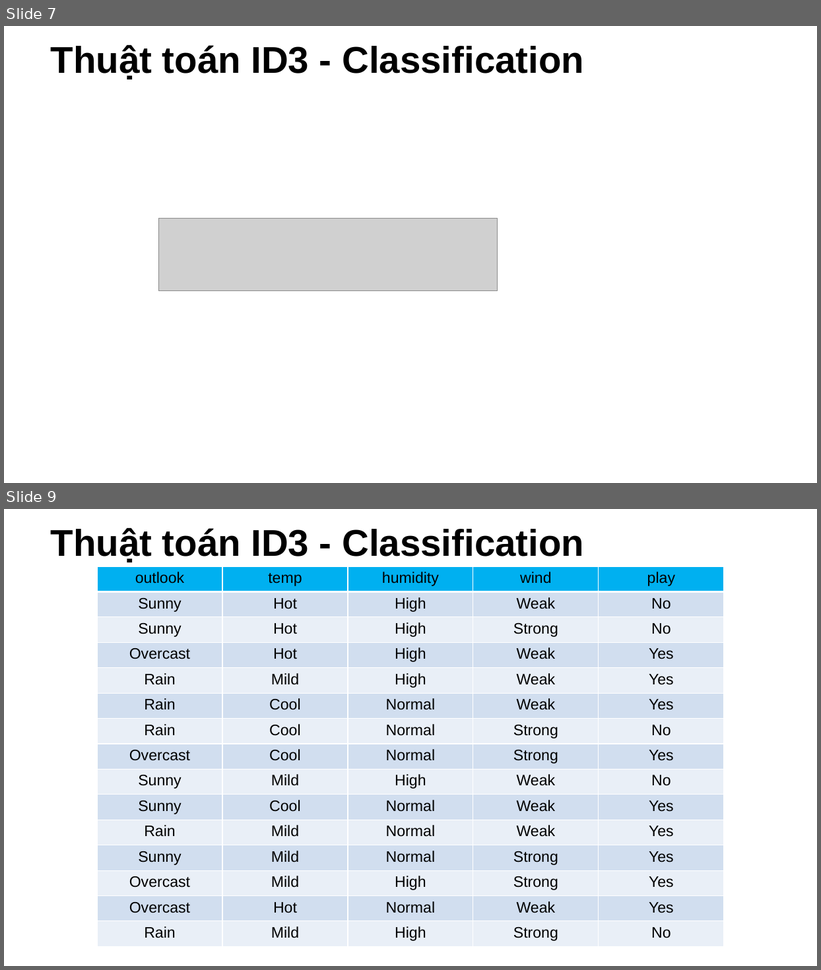
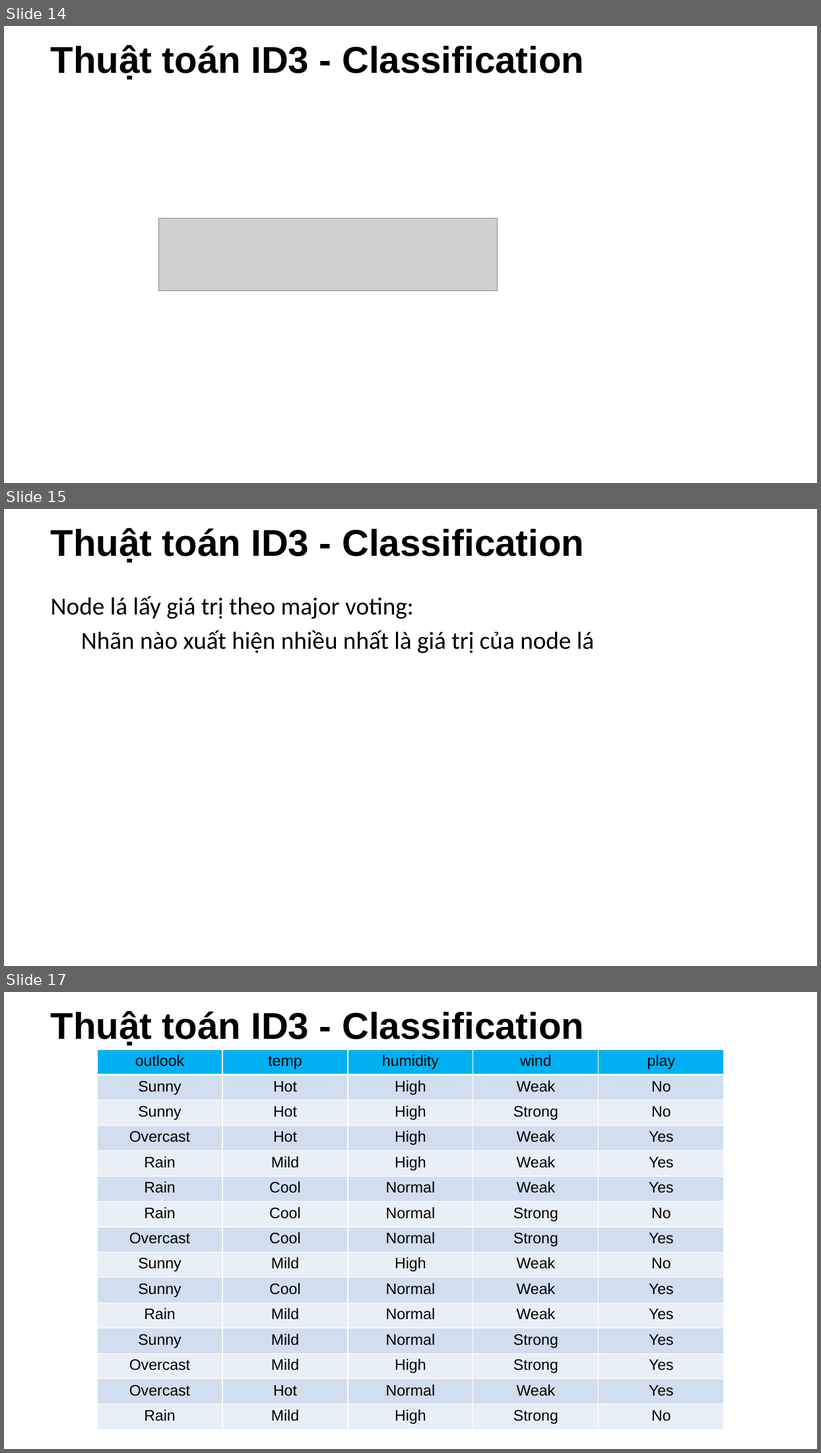
Before and after one commit to NCMyTu/CS523, a slide deck: slide/decision_tree.pptx. Shown one above the other, each under a label of ours: slides 7 and 9 before the commit, slides 14, 15 and 17 after it; the slides between them are not shown. The pictures are 821x970 and 821x1453 pixels, drawn with LibreOffice and Linux fonts; fonts in the diff are those of the drawing; grey boxes stand for pictures; background and template pictures are left out. Boxes give left, top, right and bottom in pixels: in the first picture for what was removed or moved away, otherwise in the second. Text is boxed around its words. In the diff, an @@ line names an element or a change of style, - is before the commit and + after.

```diff
--- a/slide/decision_tree.pptx
+++ b/slide/decision_tree.pptx
@@ slide 15 added at (4,509,817,966), background picture (left out) @@
@@ title added at (51,528,584,562), 44 pt, text #000000, bold @@
+Thuật toán ID3 - Classification
@@ text added at (51,596,594,654), 29 pt, text #000000 @@
+Node lá lấy giá trị theo major voting:
+Nhãn nào xuất hiện nhiều nhất là giá trị của node lá
@@ what was slide 7 is now slide 14 @@
@@ what was slide 9 is now slide 17 @@
```
Also in this commit, not shown: 3 slides changed, 7 other slides added.
